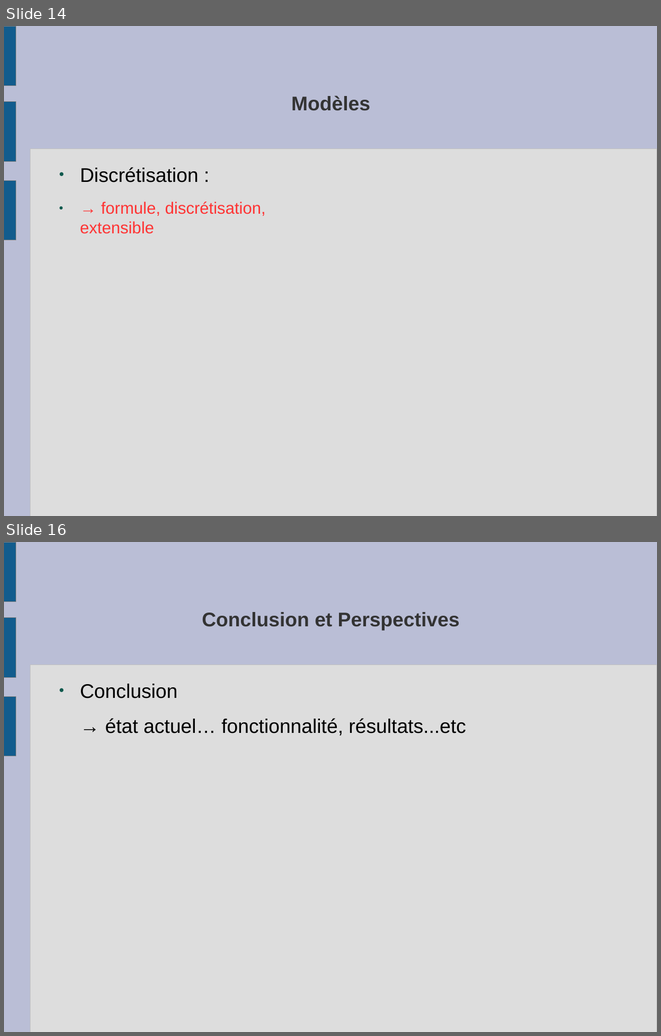
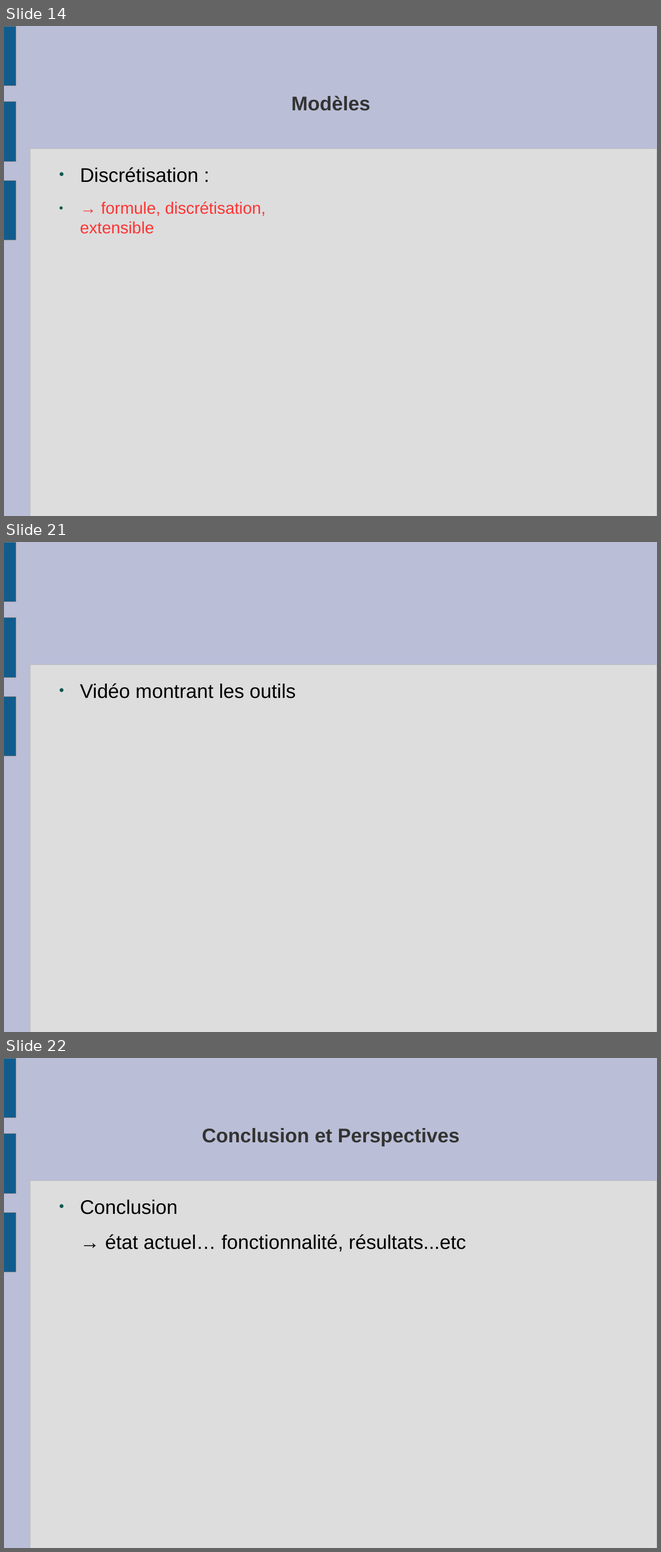
Before and after one commit to slvrgauthier/OpenSculpt, a slide deck: Documentation/Soutenance.odp. Shown one above the other, each under a label of ours: slides 14 and 16 before the commit, slides 14, 21 and 22 after it; the slides between them are not shown. The pictures are 661x1036 and 661x1552 pixels, drawn with LibreOffice and Linux fonts; fonts in the diff are those of the drawing. Boxes give left, top, right and bottom in pixels: in the first picture for what was removed or moved away, otherwise in the second. Text is boxed around its words. In the diff, an @@ line names an element or a change of style, - is before the commit and + after.

```diff
--- a/Documentation/Soutenance.odp
+++ b/Documentation/Soutenance.odp
@@ slide 21 added at (4,542,657,1032), background #BABED6; not listed: 4 template elements that a slide beside it also shows @@
@@ text added at (80,683,296,698), 24 pt, text #000000 @@
+● Vidéo montrant les outils
@@ what was slide 16 is now slide 22 @@
```
Also in this commit, not shown: 6 other slides added, 1 slide removed, 2 other files.
